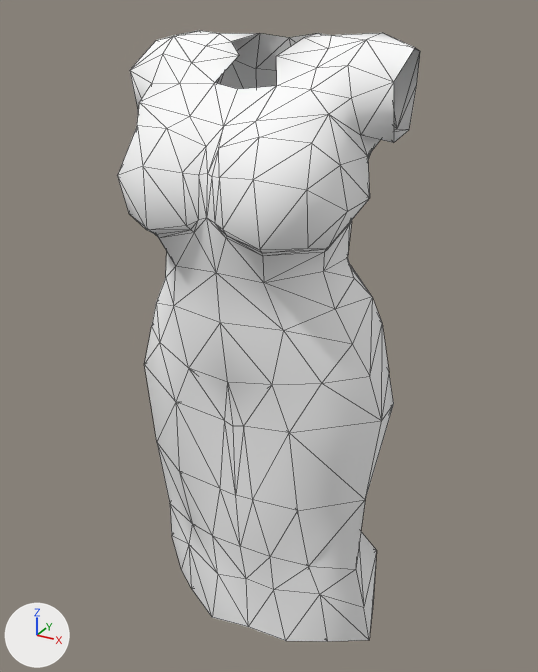
The FBX model Contents/mods/Authentic Z - Current/media/models_X/Skinned/CustomBodies/FatBody02_F/FatBod_F_02_Dress.fbx, before and after one commit.
Before and after are seen from a camera (50 mm lens) standing at (0.00355, -0.006, 0.00838) and looking at (-0.00002, 0.00049, 0.00514). The axes (+X, +Y, +Z) are drawn at lower left. The lights are the same throughout. Mesh edges are drawn as thin lines.

Before the edit, the objects in view are built like this:
```python
me_mesh_002 = bpy.data.meshes.new('Mesh.002')
me_mesh_002.from_pydata(...)  # 253 vertices, 490 faces; spans x -0.00141..0.00143, y -0.00079..0.00147, z 0.0014..0.00818
me_mesh_002.materials.append(mat_material__135)  # its picture is missing
# before: 61 (0.00033, 0.00081, 0.00818) at pixel (318, 33), 123 (0.00039, 0.00039, 0.00815) at pixel (303, 37), 139 (0.00019, 0.00024, 0.008) at pixel (276, 56), 169 (-0.0003, 0.00082, 0.00816) at pixel (259, 33), 227 (-0.00034, 0.00034, 0.0081) at pixel (231, 41)
# before: 239 (-0.00019, 0.00024, 0.008) at pixel (239, 55)
ob_body_002 = bpy.data.objects.new('Body.002', me_mesh_002)
ob_body_002.location = (0.0, 0.0, 0.0)
```
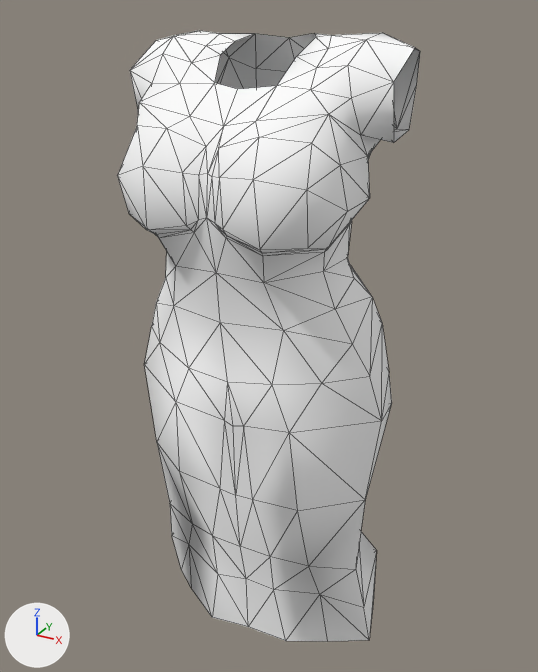
Boxes [x1, y1, x2, y2] around the edits, measured in the pictures (538 x 672 px; the box of a moved part takes in the faces that stretch with it):
part 1 of me_mesh_002, cut back: before [366, 376, 394, 496]; after [366, 377, 392, 496]
part 2 of me_mesh_002, moved or reshaped: [192, 33, 331, 85] in both

The change in detail:
me_mesh_002 is used by ob_body_002; location (0.0, 0.0, 0.0).
Verts and faces of me_mesh_002; kept vertices keep their numbers, new ones are numbered from 253.
me_mesh_002 had 253 vertices, 490 faces and spanned x -0.00141..0.00143, y -0.00079..0.00147, z 0.0014..0.00818.
me_mesh_002 now has 231 vertices, 430 faces and spans x -0.00141..0.00143, y -0.00079..0.00147, z 0.00147..0.00818.
Part 1, on me_mesh_002:
25 vertices are removed from x -0.00112..0.00128, y -0.00019..0.00118, z 0.0014..0.00474.
76 faces are deleted.
3 vertices are added at (0.0, 0.00118, 0.00458), (0.00125, 0.00099, 0.00442), (-0.00112, 0.001, 0.00441).
16 new faces join them.
Part 2, on me_mesh_002:
Vertex 61 moves to (0.00033, 0.00072, 0.00818), pixel (314, 33).
Vertex 169 moves to (-0.0003, 0.00073, 0.00816), pixel (255, 33).
Vertex 123 moves to (0.00043, 0.00054, 0.00815), pixel (315, 37).
Vertex 139 moves to (0.00039, 0.00024, 0.008), pixel (296, 56).
Vertex 227 moves to (-0.00038, 0.00049, 0.0081), pixel (235, 41).
Vertex 239 moves to (-0.00039, 0.00024, 0.008), pixel (220, 54).
